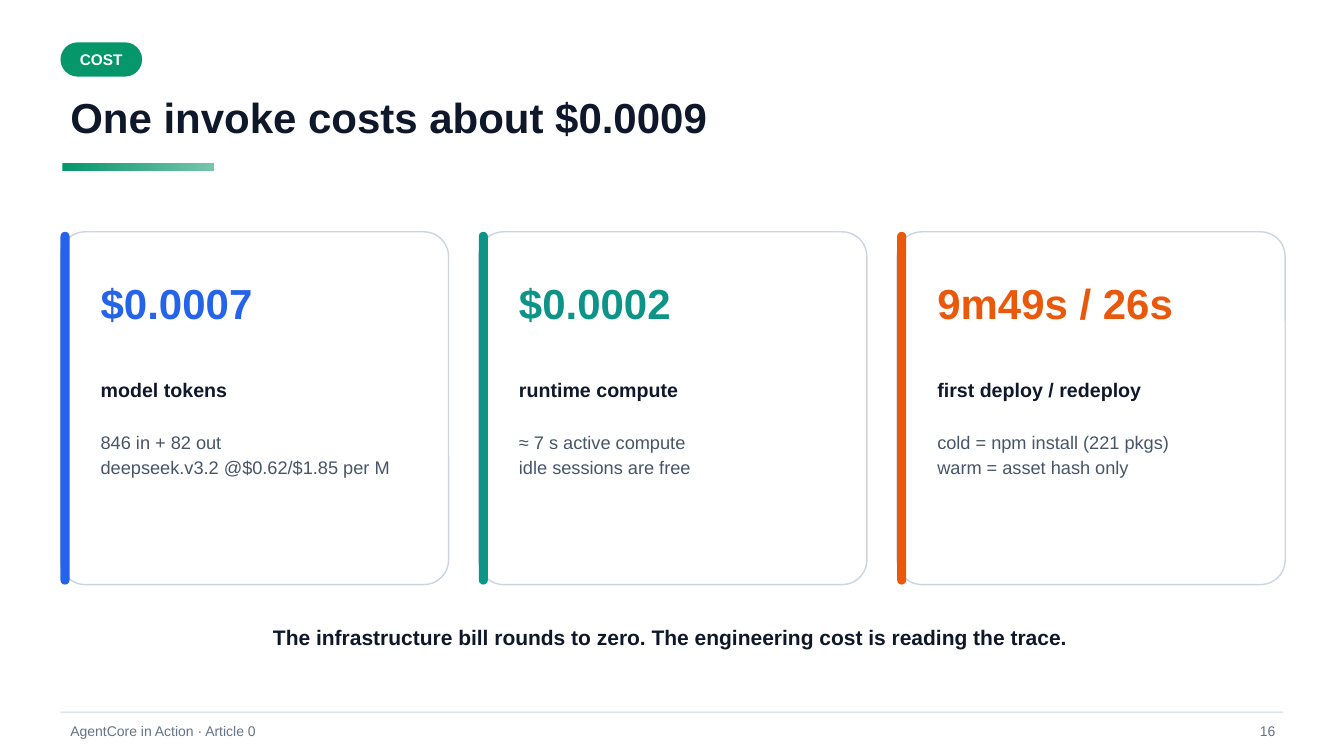
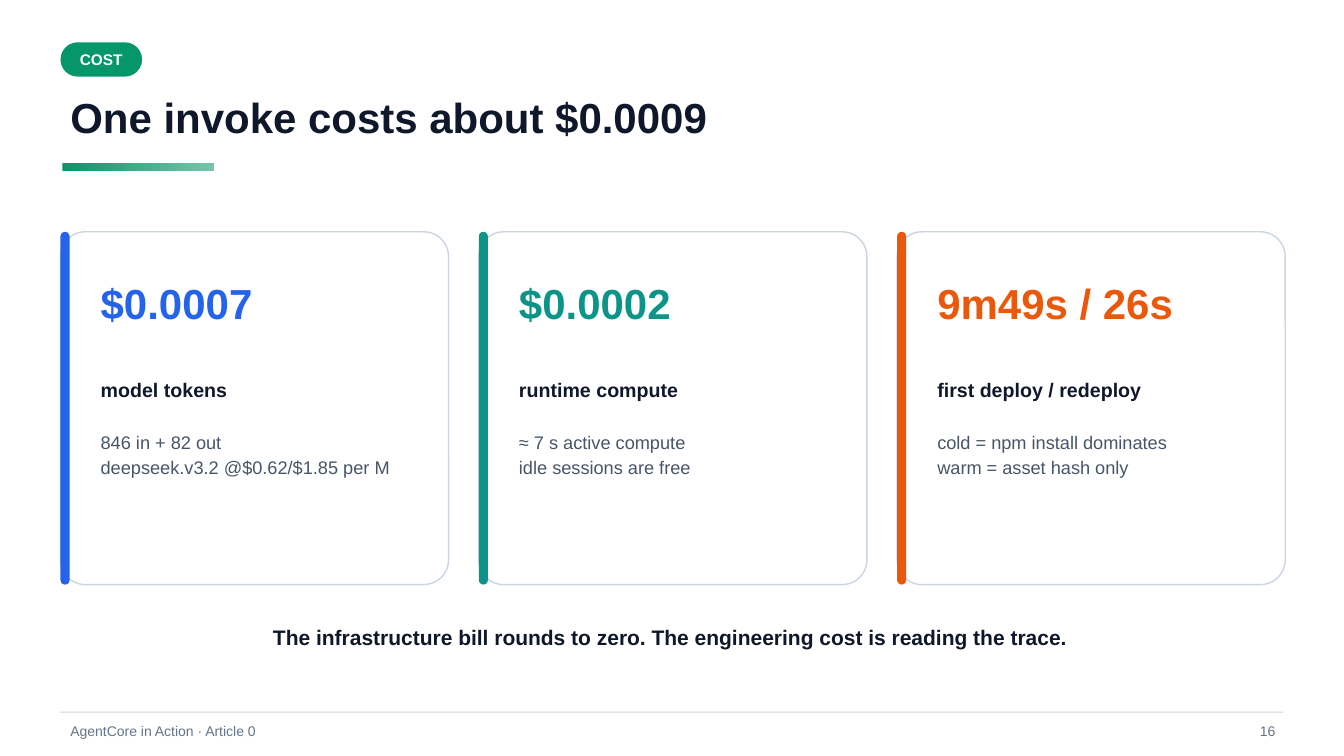
Before and after one commit to pinxiong/bedrock-agentcore-in-action, a slide deck: slide 16 of articles/decks/aws-agentcore-under-the-hood.pptx. Drawn at 1344x756 pixels with LibreOffice and Linux fonts; fonts in the diff are those of the drawing. Boxes give left, top, right and bottom in pixels: in the first picture for what was removed or moved away, otherwise in the second. Text is boxed around its words. In the diff, an @@ line names an element or a change of style, - is before the commit and + after.

```diff
--- a/articles/decks/aws-agentcore-under-the-hood.pptx
+++ b/articles/decks/aws-agentcore-under-the-hood.pptx
@@ text at (937,436,1167,453): text changed @@
-cold = npm install (221 pkgs)
+cold = npm install dominates
```
Also in this commit, not shown: 3 other slides changed, 38 other files.
